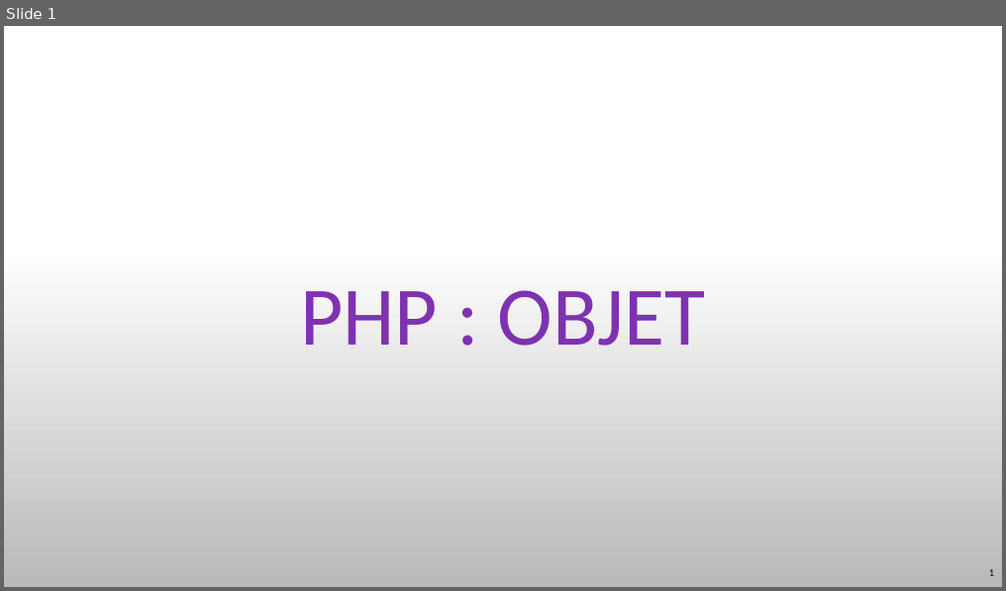
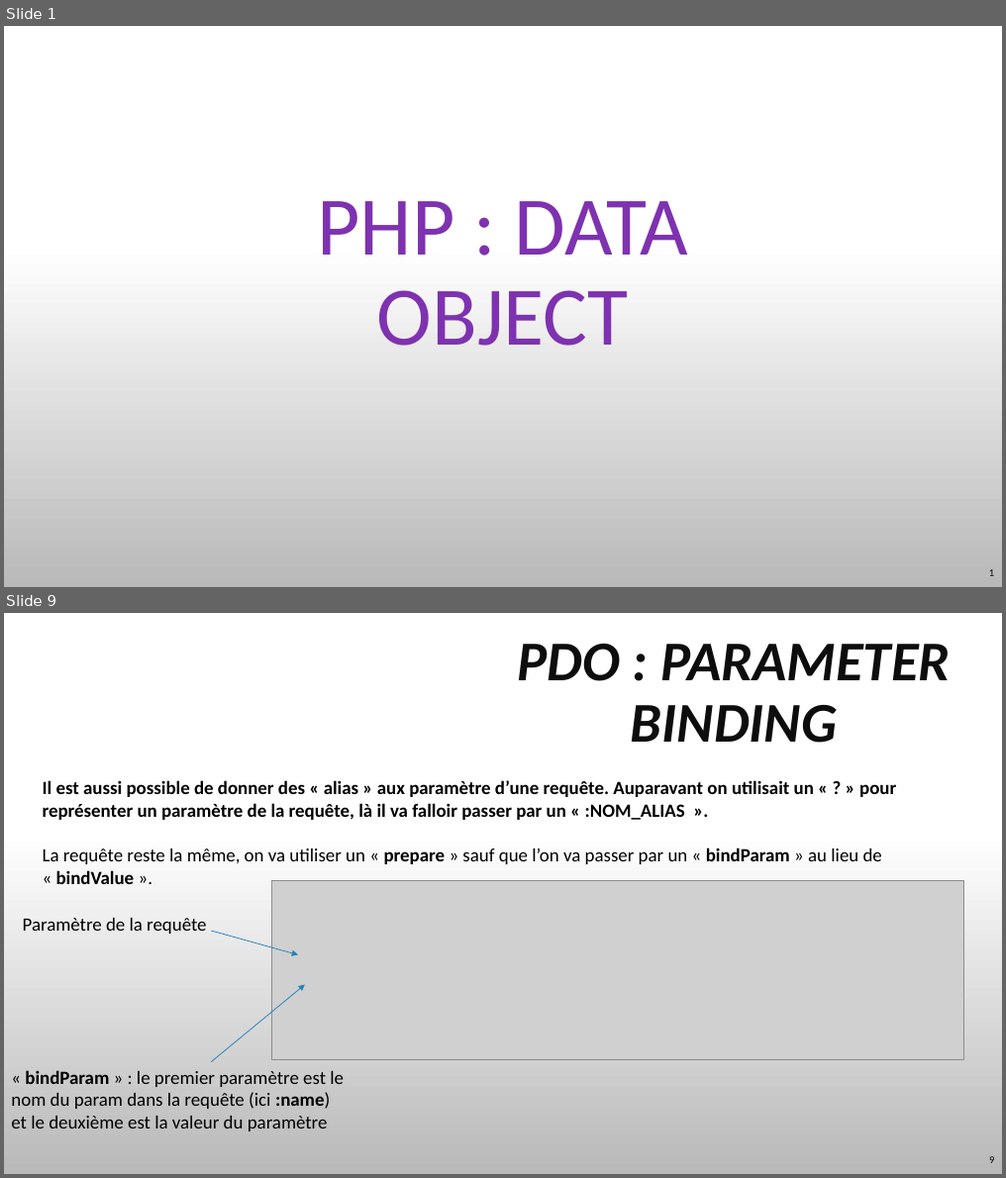
Before and after one commit to TyTy-cf/cours, a slide deck: PHP/Object/PHP-DO.pptx. Shown one above the other, each under a label of ours: slide 1 before the commit, slides 1 and 9 after it; the slides between them are not shown. The pictures are 1006x591 and 1006x1178 pixels, drawn with LibreOffice and Linux fonts; fonts in the diff are those of the drawing; grey boxes stand for pictures; background and template pictures are left out. Boxes give left, top, right and bottom in pixels: in the first picture for what was removed or moved away, otherwise in the second. Text is boxed around its words. In the diff, an @@ line names an element or a change of style, - is before the commit and + after.

```diff
--- a/PHP/Object/PHP-DO.pptx
+++ b/PHP/Object/PHP-DO.pptx
@@ slide 9 added at (4, 613, 1002, 1174), background picture (left out) @@
@@ title added at (517, 644, 949, 743), 54 pt, text #0D0D0D, bold, italic @@
+PDO : PARAMETER BINDING
@@ text added at (43, 780, 896, 884), 18 pt, text #000000, bold @@
+Il est aussi possible de donner des « alias » aux paramètre d’une requête. Auparavant on utilisait un « ? » pour représenter un paramètre de la requête, là il va falloir passer par un « :NOM_ALIAS ».
+La requête reste la même, on va utiliser un « prepare » sauf que l’on va passer par un « bindParam » au lieu de « bindValue ».
@@ picture added at (272, 881, 963, 1059) @@
@@ text added at (23, 918, 206, 934), 18 pt, text #000000 @@
+Paramètre de la requête
@@ arrow added from (211, 931) to (298, 956), #2683BF 0.75 pt @@
@@ arrow added from (211, 1062) to (305, 985), #2683BF 0.75 pt @@
@@ text added at (11, 1070, 344, 1132), 18 pt, text #000000 @@
+« bindParam » : le premier paramètre est le nom du param dans la requête (ici :name) et le deuxième est la valeur du paramètre
@@ page number added at (989, 1157, 994, 1163), 10 pt, text #000000 @@
+9
@@ slide 1 changed as well @@
@@ title at (317, 201, 689, 346): text changed @@
-PHP : OBJET
+PHP : DATA OBJECT
```
Also in this commit, not shown: 8 other slides added, 12 slides removed, 3 other files.
